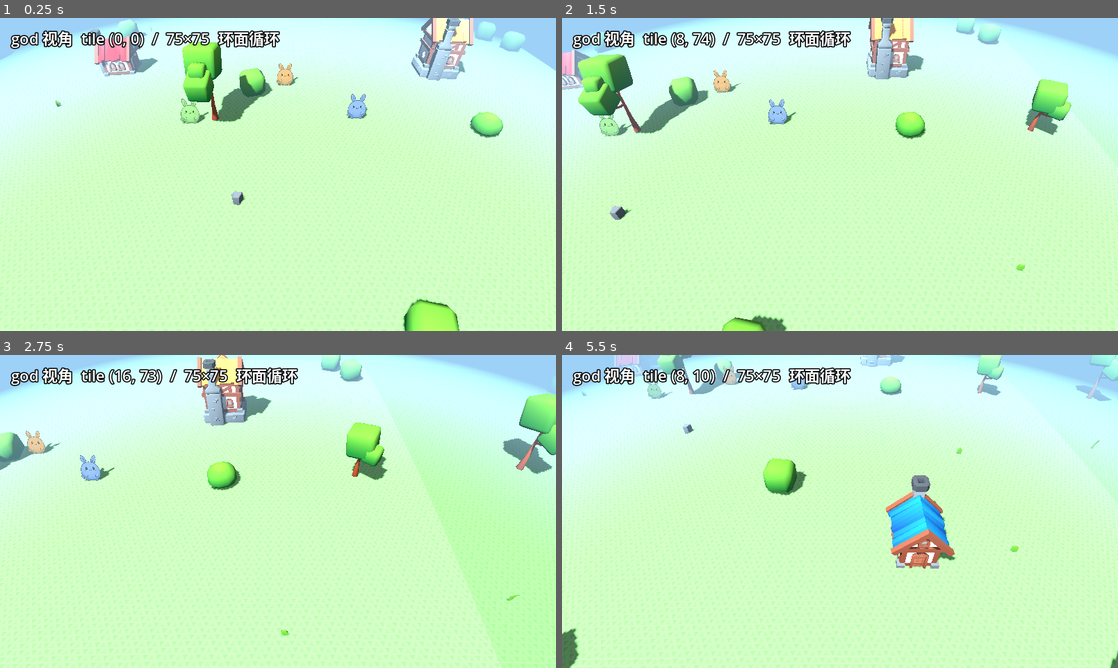
Above: before the commit, frames 1-4 (two rows, left to right).
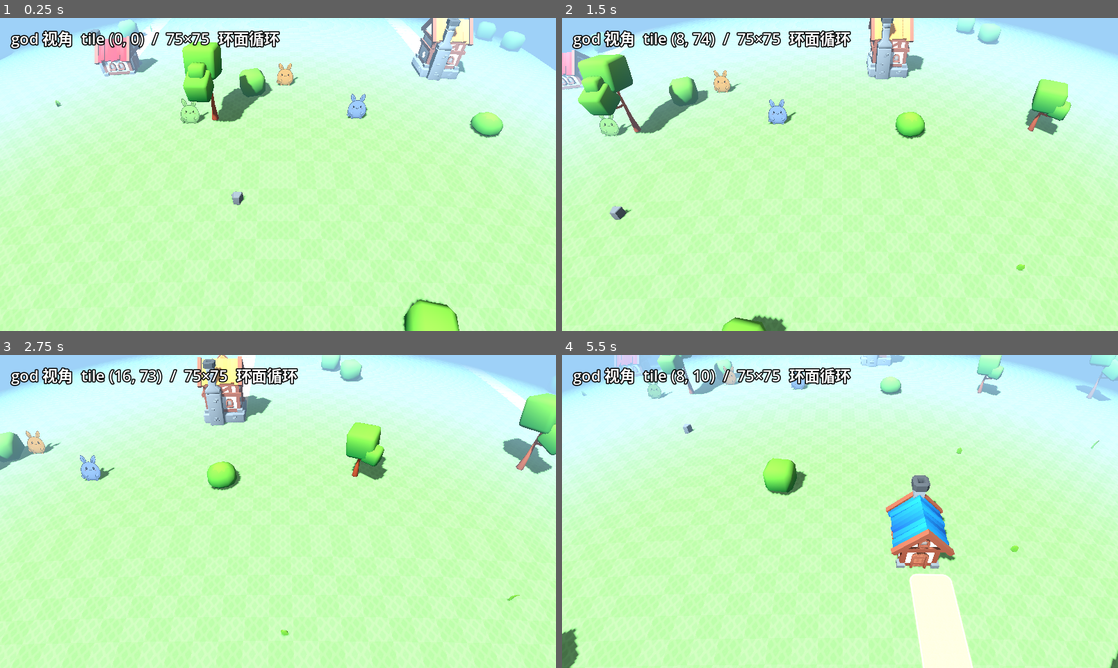
Above: after the commit, the same moments.

Repository: hoveychen/maliang
Game: Godot game, scene res://main.tscn
The game is run twice, just before and just after one commit, with the same random seed, the same clock (stepped at 60 frames per second) and the same inputs.
Inputs (mouse positions are in pixels of both pictures, inside the frame that each line leads up to):
- Up to frame 1 (0.25 s): no input
- Up to frame 2 (1.5 s): tap Enter (ui_accept) at 0.5, 0.77 s; move the mouse to (962, 158) at 0.52 s; hold Right (ui_right) 0.53-1.25 s; click (962, 158) at 0.67 s; drag from (728, 190) to (812, 237) at 1.27 s
- Up to frame 3 (2.75 s): tap Enter (ui_accept) at 2 s; move the mouse to (333, 442) at 2.02 s; hold Right (ui_right) from 2.03 s (still down)
- Up to frame 4 (5.5 s): release Right (ui_right) at 2.75 s; drag from (812, 574) to (673, 464) at 2.77 s; tap Enter (ui_accept) at 3.5, 3.77, 5 s; move the mouse to (1006, 558) at 3.52 s; hold Left (ui_left) 3.53-4.25 s; drag from (673, 464) to (756, 433) at 4.27 s; move the mouse to (867, 511) at 5.02 s; hold Down (ui_down) from 5.03 s (still down); click (867, 511) at 5.17 s

The runs differ from the first frame. In frame 1, 8.6% of the frame differs, in the area x 0-100%, y 0-100%; in frame 2, 8.1%; in frame 3, 8.8%; in frame 4, 9.9%, in the area x 0-100%, y 2-100%.

Commit message:
feat(render): 地面重构——PlaneMesh→逐 tile 四角 quad ArrayMesh，按 autotile 变体取 atlas UV
- 每 wrapped 区块 ArrayMesh 建一次永久缓存（全世界仅 3×3 块）
- 棋盘草色改由 atlas parity cell 承担，删除逐区块 albedo 调色
- 凹角草圆半径修正为 = MARGIN（否则与相邻 cell 直边草条不连续，岸线出豁口）
- 删除已无引用的 grass_tile.png；新增 test_visual_terrain.gd 截帧焦点工具

Diff:
--- a/scripts/chunk_manager.gd
+++ b/scripts/chunk_manager.gd
@@ -44,13 +44,15 @@
 ]
 const WELL_SCENE: PackedScene = preload("res://assets/kaykit/hexagon/building_well_blue.gltf")
 const WINDMILL_SCENE: PackedScene = preload("res://assets/kaykit/hexagon/building_windmill_red.gltf")
-const GRASS_TEX: Texture2D = preload("res://assets/textures/grass_tile.png")
-## 50m 区块平铺 12 次 → 纹理一格 ~4.2m、三角 ~0.5m（动森草纹尺度）；整数次平铺保证区块间无缝
-const GRASS_UV_SCALE := Vector2(12.0, 12.0)
 const HOUSE_SCALE := 7.0  ## 微缩民居(0.93m 高) → ~6.5m
 
 ## slot 数组，每项 { root:Node3D, tile:MeshInstance3D, deco:Node3D, wrapped:Vector2i }
 var _slots: Array = []
+## wrapped 区块索引 → 逐 tile autotile 地面 ArrayMesh。全世界只有 3×3 个
+## wrapped 区块，mesh 各建一次后永久缓存（首帧 9 次，之后零开销）。
+var _chunk_meshes: Dictionary = {}
+## 所有地面共享一个 atlas 材质（颜色全烘在 TerrainAtlas 里，albedo 置白）。
+var _ground_mat: ShaderMaterial = null
 
 func _ready() -> void:
 	for i in range(-R, R + 1):
@@ -58,15 +60,12 @@
 			_slots.append(_make_slot())
 
 func _make_slot() -> Dictionary:
+	if _ground_mat == null:
+		_ground_mat = BendMat.make_textured(TerrainAtlas.texture(), Color.WHITE, 0.95)
 	var root := Node3D.new()
 	add_child(root)
 	var tile := MeshInstance3D.new()
-	var plane := PlaneMesh.new()
-	plane.size = Vector2(CHUNK_WORLD, CHUNK_WORLD)
-	plane.subdivide_width = 12
-	plane.subdivide_depth = 12
-	tile.mesh = plane
-	tile.material_override = BendMat.make_textured(GRASS_TEX, Color.WHITE, 0.95, GRASS_UV_SCALE)
+	tile.material_override = _ground_mat
 	tile.extra_cull_margin = CULL_MARGIN
 	root.add_child(tile)
 	var deco := Node3D.new()
@@ -100,19 +99,13 @@
 				_skin(slot, wrapped)
 			idx += 1
 
-## 按 wrapped 索引刷新区块外观（棋盘色 + 确定性装饰）。
+## 按 wrapped 索引刷新区块外观（autotile 地面 + 确定性装饰）。
+## 地面棋盘/路/水全部由 TerrainMap+TerrainAtlas 决定，不再逐区块调色。
 func _skin(slot: Dictionary, wrapped: Vector2i) -> void:
 	var tile: MeshInstance3D = slot["tile"]
-	var mat: ShaderMaterial = tile.material_override
-	var checker := posmod(wrapped.x + wrapped.y, 2) == 0
+	tile.mesh = _chunk_mesh(wrapped)
 	# 世界中心(chunk 1 = 3×3 网格中央，小神仙出生处)一片 3×3 区块为草原村庄。
 	var in_village := absi(wrapped.x - 1) <= 1 and absi(wrapped.y - 1) <= 1
-	var col: Color
-	if in_village:
-		col = Color(0.55, 0.78, 0.48) if checker else Color(0.5, 0.72, 0.43)
-	else:
-		col = Color(0.47, 0.73, 0.41) if checker else Color(0.41, 0.65, 0.35)
-	mat.set_shader_parameter("albedo", col)
 
 	var deco: Node3D = slot["deco"]
 	for c in deco.get_children():
@@ -146,6 +139,62 @@
 			_add_tree(deco, Vector3(rx, 0.0, rz), hk)
 		_scatter(deco, wrapped, base + 11, 6)
 
+## 构建（或取缓存）一个 wrapped 区块的地面 ArrayMesh：
+## 25×25 tile，每 tile 按 Autotile 拆 4 个半 tile 角 quad，UV 指向 atlas 对应变体 cell。
+## 顶点在区块局部坐标（区块中心为原点，与旧 PlaneMesh 一致）；quad 1m 见方，
+## 比旧 subdivide 12 更密，world_bend 顶点位移更平滑。
+func _chunk_mesh(wrapped: Vector2i) -> ArrayMesh:
+	if _chunk_meshes.has(wrapped):
+		return _chunk_meshes[wrapped]
+	var verts := PackedVector3Array()
+	var norms := PackedVector3Array()
+	var uvs := PackedVector2Array()
+	var idx := PackedInt32Array()
+	var base_tile := wrapped * CHUNK_TILES
+	var half := CHUNK_WORLD * 0.5
+	var half_tile := WorldGrid.TILE_SIZE * 0.5
+	for j in range(CHUNK_TILES):
+		for i in range(CHUNK_TILES):
+			var t := base_tile + Vector2i(i, j)
+			var ttype := TerrainMap.tile_type(t)
+			var parity := posmod(t.x + t.y, 2)
+			var corners := PackedInt32Array([0, 0, 0, 0])  # 草地不看变体
+			if ttype != TerrainMap.T_GRASS:
+				var same := func(q: Vector2i) -> bool: return TerrainMap.tile_type(q) == ttype
+				corners = Autotile.corners_from_mask(Autotile.mask_of(t, same))
+			var x0 := -half + float(i) * WorldGrid.TILE_SIZE
+			var z0 := -half + float(j) * WorldGrid.TILE_SIZE
+			for c in range(4):
+				var cx := x0 + (half_tile if (c == Autotile.C_NE or c == Autotile.C_SE) else 0.0)
+				var cz := z0 + (half_tile if (c == Autotile.C_SW or c == Autotile.C_SE) else 0.0)
+				var r := TerrainAtlas.uv_rect(ttype, c, corners[c], parity)
+				_emit_quad(verts, norms, uvs, idx, cx, cz, half_tile, r)
+	var arrays := []
+	arrays.resize(Mesh.ARRAY_MAX)
+	arrays[Mesh.ARRAY_VERTEX] = verts
+	arrays[Mesh.ARRAY_NORMAL] = norms
+	arrays[Mesh.ARRAY_TEX_UV] = uvs
+	arrays[Mesh.ARRAY_INDEX] = idx
+	var mesh := ArrayMesh.new()
+	mesh.add_surface_from_arrays(Mesh.PRIMITIVE_TRIANGLES, arrays)
+	_chunk_meshes[wrapped] = mesh
+	return mesh
+
+## 水平角 quad：NW/NE/SE/SW 顶点序，从上往下看顺时针（Godot 正面绕序）。
+func _emit_quad(verts: PackedVector3Array, norms: PackedVector3Array, uvs: PackedVector2Array, idx: PackedInt32Array, cx: float, cz: float, size: float, r: Rect2) -> void:
+	var b := verts.size()
+	verts.append(Vector3(cx, 0.0, cz))
+	verts.append(Vector3(cx + size, 0.0, cz))
+	verts.append(Vector3(cx + size, 0.0, cz + size))
+	verts.append(Vector3(cx, 0.0, cz + size))
+	for k in range(4):
+		norms.append(Vector3.UP)
+	uvs.append(r.position)
+	uvs.append(Vector2(r.end.x, r.position.y))
+	uvs.append(r.end)
+	uvs.append(Vector2(r.position.x, r.end.y))
+	idx.append_array(PackedInt32Array([b, b + 1, b + 2, b, b + 2, b + 3]))
+
 ## 实例化 KayKit 场景：包裹 bend 材质 + 大裁剪边距（弯曲位移会超出原始 AABB）。
 func _spawn(parent: Node3D, scene: PackedScene, pos: Vector3, scale_f: float, yaw_deg: float) -> Node3D:
 	var inst := scene.instantiate() as Node3D
--- a/scripts/terrain_atlas.gd
+++ b/scripts/terrain_atlas.gd
@@ -20,8 +20,8 @@
 
 ## 过渡几何（px，cell 内容坐标系）：草边距 / 凸圆角半径 / 凹角半径 / 描边宽
 const MARGIN := 3.0
-const R_OUT := 10.0
-const R_IN := 6.0
+const R_OUT := 24.0     ## 凸圆角近乎整个半 tile —— 动森式大圆角，斜向边界不出阶梯感
+const R_IN := MARGIN    ## 凹角草圆必须 = MARGIN 才与相邻 cell 的直边草条连续（更大会出豁口）
 const RIM := 3.0
 
 ## 调色板（烘焙色；动森感：亮草绿 + 沙土路 + 湖蓝）
--- /dev/null
+++ b/test/test_visual_terrain.gd
@@ -0,0 +1,14 @@
+extends SceneTree
+## 临时视觉验证：把 god 视角焦点挪到指定 tile，配合 --write-movie 截帧。
+## 运行: godot --write-movie screenshots/frame.png --fixed-fps 2 --quit-after 6 --script res://test/test_visual_terrain.gd
+## 环境变量 FOCUS_TILE="x,z" 指定聚焦 tile（默认 37,37 中央广场）。
+
+func _initialize() -> void:
+	var scene: Node = load("res://main.tscn").instantiate()
+	root.add_child(scene)
+	var spec := OS.get_environment("FOCUS_TILE")
+	var t := Vector2i(37, 37)
+	if spec != "":
+		var parts := spec.split(",")
+		t = Vector2i(int(parts[0]), int(parts[1]))
+	scene.set("focus_logical", TerrainMap.tile_center(t))
Binary file removed: assets/textures/grass_tile.png
Not shown, removed: assets/textures/grass_tile.png.import
Not shown, added: scripts/autotile.gd.uid
Not shown, added: scripts/terrain_atlas.gd.uid
Not shown, added: scripts/terrain_map.gd.uid
Not shown, added: test/test_autotile.gd.uid
Not shown, added: test/test_terrain_atlas.gd.uid
Not shown, added: test/test_terrain_map.gd.uid
